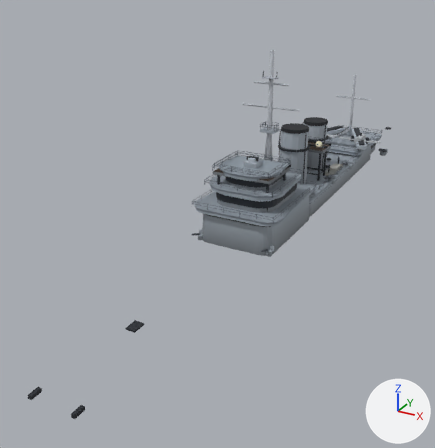
The glTF model public/models/ships/us_ca_super.glb as it was, and as the next commit left it.
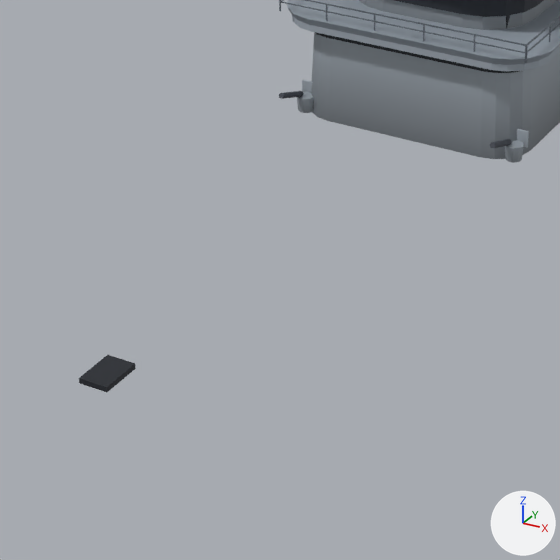
Each version appears first whole from a 50 mm camera at (39.8, -111.9, 50.5) aimed at (-10.9, -19.7, 4.4), and next in a close-up on the part from 23% to 65% of the width and 45% to 87% of the height. Lighting does not change. The marker at lower right points along +X, +Y and +Z. The last two pictures show the newer version. Vertices at exactly the same position are counted once.

Script lines for the objects in view, before the commit:
```python
me_super_us_ca_001 = bpy.data.meshes.new('super_us_ca.001')
me_super_us_ca_001.from_pydata(...)  # 4843 vertices, 8144 faces; spans x -9.7..9.7, y -76.0..65.4, z 5.0..37.4
me_super_us_ca_001.materials.append(mat_ws_super)
ob_super_us_ca = bpy.data.objects.new('super_us_ca', me_super_us_ca_001)
ob_super_us_ca.location = (0.0, 0.0, 0.0)
```
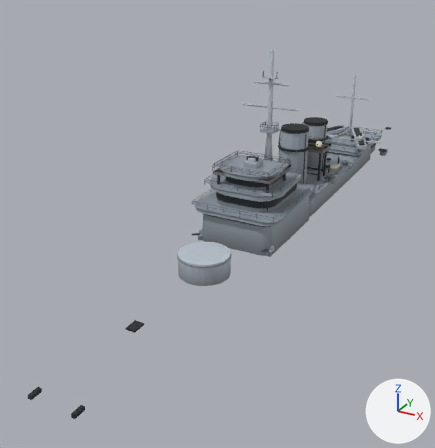
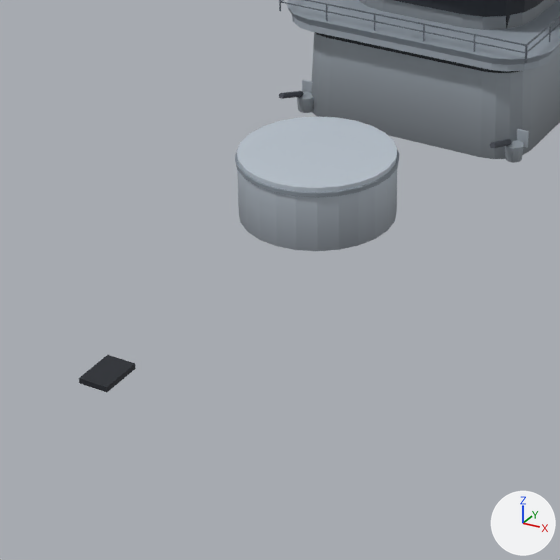
Diff of the bpy script that builds the scene:
```diff
--- a/public/models/ships/us_ca_super.glb.py
+++ b/public/models/ships/us_ca_super.glb.py
@@ me_super_us_ca_001 @@
 # used by ob_super_us_ca; location = (0.0, 0.0, 0.0)
-me_super_us_ca_001.from_pydata(...)  # 4843 vertices, 8144 faces; spans x -9.7..9.7, y -76.0..65.4, z 5.0..37.4
+me_super_us_ca_001.from_pydata(...)  # 4943 vertices, 8336 faces; spans x -9.7..9.7, y -76.0..65.4, z 5.0..37.4
+# me_super_us_ca_001 part 1: a new loose piece, a 24-sided cylinder along z spanning x -3.9..3.9, y -47.4..-39.6, z 7.9..11.3, in mat_ws_super
+# me_super_us_ca_001 part 2: a new loose piece, a 24-sided cylinder along z spanning x -3.97..3.97, y -47.47..-39.53, z 10.83..11.05, in mat_ws_super
 me_super_us_ca_001.materials.append(mat_ws_super)
```

Where the change shows, as pixel boxes (x1, y1, x2, y2) in the close-ups (560 x 560 px):
part 1 of me_super_us_ca_001, added
    after: (237, 117, 397, 251)
part 2 of me_super_us_ca_001, added
    after: (235, 147, 399, 198)
